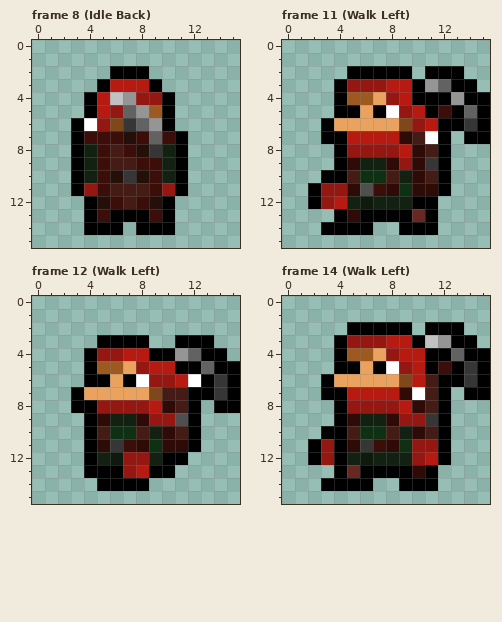
A pixel-art file gets an edit: assets/aseprite/klas.aseprite. Above is the file before it was changed.
16x16 pixels, 36 frames. Shown: frame 8 (Idle Back), frame 11 (Walk Left), frame 12 (Walk Left), frame 14 (Walk Left). The commit also changed other frames, which this record leaves out.
The result:
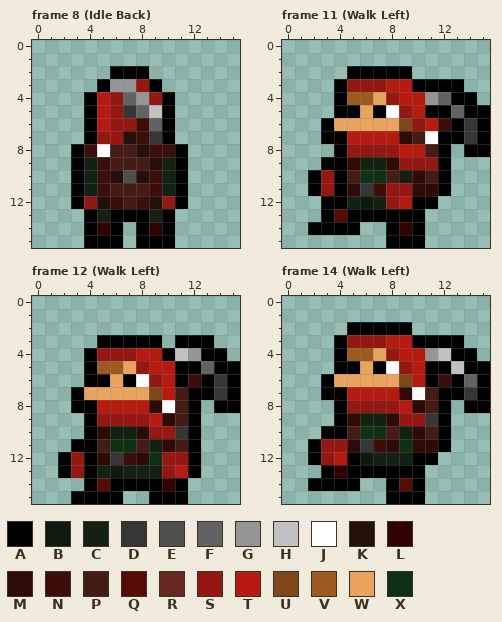
Palette (. is transparent): A #000000  B #0e1a0e  C #122112  D #363636  E #4f4f4f  F #626262  G #959595  H #c1c1c1  J #ffffff  K #240f09  L #2e0300  M #2f0b08  N #3b0e0a  P #441b15  Q #570b06  R #662821  S #951712  T #b61a11  U #7e481a  V #9d5a20  W #eaa35f  X #0d3112
Changes in this commit:
layer "Body" added
layer "Layer 1" removed
--- frame 8 (Idle Back)
@@ x 0..15 @@
  2 ......AAA.......
- 3 .....ATTTA......
- 4 ....ATHGSSA.....
- 5 ....ATSFGVA.....
- 6 ...AJSUDFGA.....
- 7 ...ANNNKNFNA....
- 8 ...ACNPNKDCA....
- 9 ...ACNPPNNCA....
-10 ...ACNKDKNCA....
-11 ...ASNPPPNSA....
-12 ....AKNPNKA.....
-13 ....ANAAANA.....
-14 ....AAA.AAA.....
-15 ................
+ 3 .....AGGSA......
+ 4 ....ATSFGSA.....
+ 5 ....ATSDFHA.....
+ 6 ....ATSSNFA.....
+ 7 ....ASSKNDA.....
+ 8 ...ANJPPKNNA....
+ 9 ...ACNPPPKCA....
+10 ...ACNKEKNCA....
+11 ...ACNPPPNCA....
+12 ...ASKNPNKSA....
+13 ....ACAAACA.....
+14 ....ALA.ALA.....
+15 ....AAA.AAA.....
--- frame 11 (Walk Left)
@@ x 0..15 @@
  1 ................
- 2 .....AAAAA.AAA..
- 3 ....ASSSTTAGFAA.
- 4 ....AVVWSTAAAGAA
- 5 ....AAWAJSTANAFA
- 6 ...AWWWWWUSTAADA
- 7 ...AATTTTMPJA.AA
- 8 ....ASSSSTMPA...
- 9 ....AMCCMSMDA...
-10 ...AAPXXPCMPA...
-11 ..ASSMENMXMMA...
-12 ..ASTCBCCCAA....
-13 ....AMAAAARA....
-14 ...AAAA..AAA....
-15 ................
+ 2 .....AAAAA......
+ 3 ....ASSSTTAAAA..
+ 4 ....AVVWSTTGFAA.
+ 5 ....AAWAJSTAAFAA
+ 6 ...AWWWWWUSTNADA
+ 7 ...AATTTTMPJAADA
+ 8 ....ASSSSTTPA.AA
+ 9 ...AAMCCMSSSA...
+10 ..ASAPXXPCMPA...
+11 ..ASAMDNSSMMA...
+12 ...AACBCSTAA....
+13 ...AQAAAAAA.....
+14 ..AAAA..ALA.....
+15 ........AAA.....
--- frame 12 (Walk Left), layer "Body"
@@ x 0..15 @@
  2 ................
- 3 .....AAAA..AAA..
- 4 ....ASSTTAAGFAA.
+ 3 .....AAAAA.AAA..
+ 4 ....ASSSTTAHGAA.
  5 ....AVVWSTTAAFAA
- 6 ....AAWAJSSTJADA
- 7 ...AWWWWWUPPAADA
- 8 ...AASSSSTMPA.AA
- 9 ....AMCCMSSEA...
-10 ....APXXPCMPA...
-11 ....AMDNMXMMA...
-12 ....ACBSSCAA....
-13 ....AAASTAA.....
-14 .....AAAA.......
-15 ................
+ 6 ....AAWAJSTANADA
+ 7 ...AWWWWWUTPAADA
+ 8 ...AATTTTMJPA.AA
+ 9 ....ASSSSTMPA...
+10 ....AMCCMSSDA...
+11 ...AAPXXPCMPA...
+12 ..ASAMDNMXSSA...
+13 ..ASACBCCCSTA...
+14 ....AQAAAALA....
+15 ...AAAA..AAA....
--- frame 14 (Walk Left)
@@ x 0..15 @@
  1 ................
- 2 .....AAAAA.AAA..
- 3 ....ASSSTTAHGAA.
- 4 ....AVVWSTTAAFAA
- 5 ....AAWAJSTANADA
- 6 ...AWWWWWUTPAADA
- 7 ...AATTTTMJPA.AA
- 8 ....ASSSSTMPA...
+ 2 .....AAAAA......
+ 3 ....ASSSTTAAAA..
+ 4 ....AVVWSTTGHAA.
+ 5 ....AAWAJSTAAHAA
+ 6 ...AWWWWWUTANAFA
+ 7 ...AATTTTMJPAADA
+ 8 ....ASSSSTMPA.AA
  9 ....AMCCMSSDA...
 10 ...AAPXXPCMPA...
-11 ..ASAMDNMXSSA...
-12 ..ASACBCCCSTA...
-13 ....ARAAAAMA....
-14 ...AAAA..AAA....
-15 ................
+11 ..ASSMDNMXMMA...
+12 ..ASTABCCCAA....
+13 ...ALAAAAAA.....
+14 ..AAAA..AQA.....
+15 ........AAA.....
Changed places in both pictures, as pixel boxes (x1, y1, x2, y2):
changed: (71, 79, 188, 248)
changed: (308, 66, 490, 248)
changed: (58, 335, 201, 504)
changed: (308, 322, 490, 504)
